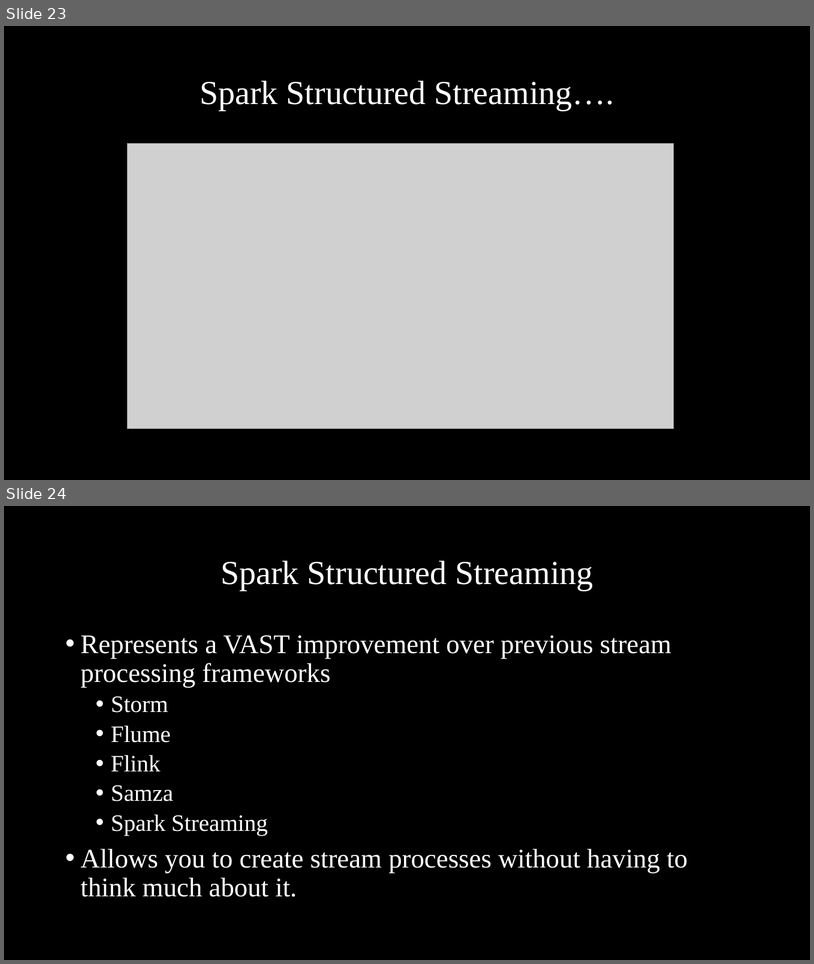
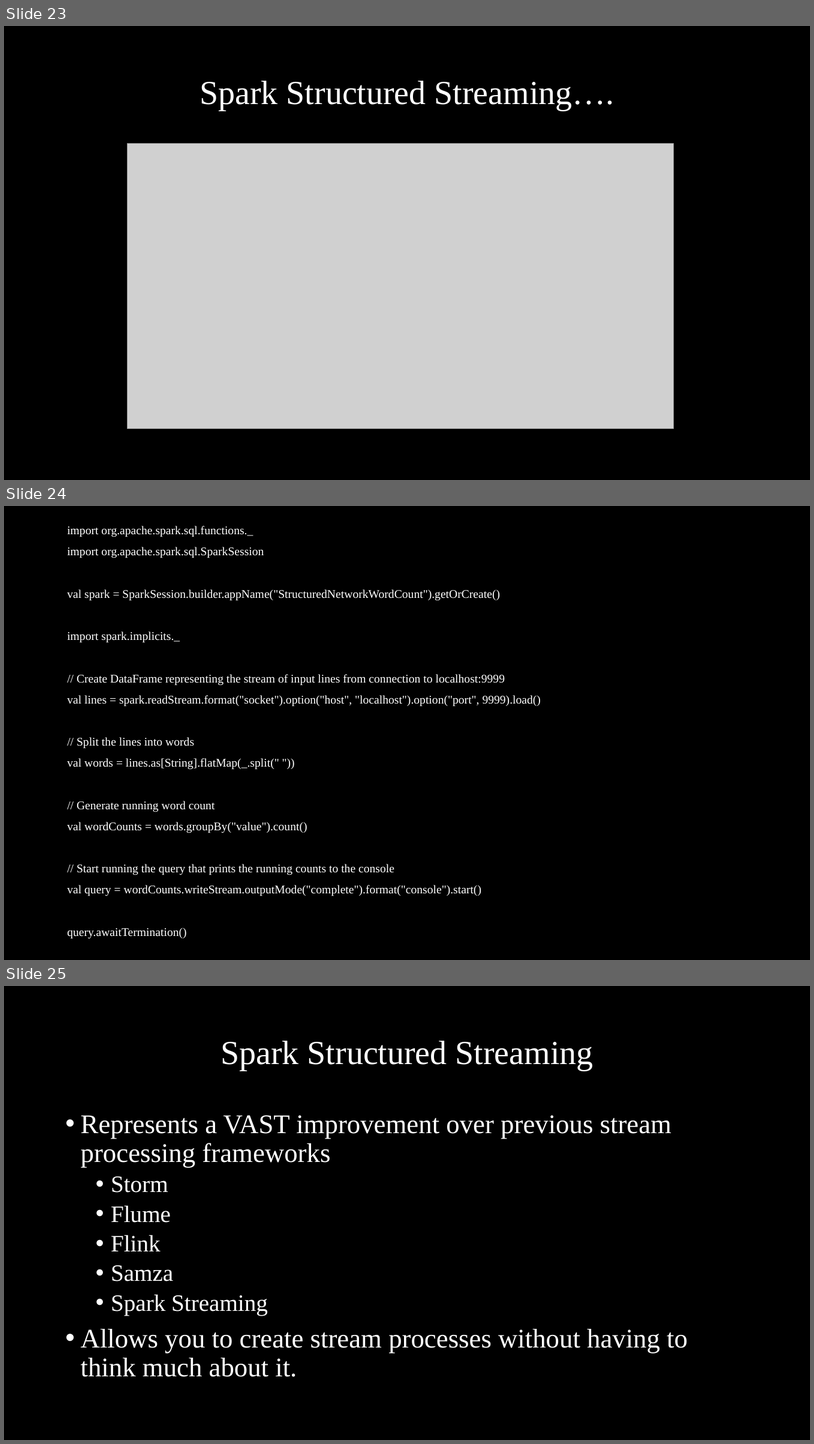
Before and after one commit to MassStreetAnalytics/iot-with-satori, a slide deck: Documents/IoT With Satori.pptx. Shown one above the other, each under a label of ours: slides 23 and 24 before the commit, slides 23, 24 and 25 after it. The pictures are 814x964 and 814x1444 pixels, drawn with LibreOffice and Linux fonts; fonts in the diff are those of the drawing; grey boxes stand for pictures; background and template pictures are left out. Boxes give left, top, right and bottom in pixels: in the first picture for what was removed or moved away, otherwise in the second. Text is boxed around its words. In the diff, an @@ line names an element or a change of style, - is before the commit and + after.

```diff
--- a/Documents/IoT With Satori.pptx
+++ b/Documents/IoT With Satori.pptx
@@ slide 24 added at <box>4,506,810,960</box>, background picture (left out) @@
@@ text added at <box>67,526,542,939</box>, 14 pt, text #FFFFFF @@
+import org.apache.spark.sql.functions._
+import org.apache.spark.sql.SparkSession
+val spark = SparkSession.builder.appName("StructuredNetworkWordCount").getOrCreate()
+import spark.implicits._
+// Create DataFrame representing the stream of input lines from connection to localhost:9999
+val lines = spark.readStream.format("socket").option("host", "localhost").option("port", 9999).load()
+// Split the lines into words
+val words = lines.as[String].flatMap(_.split(" "))
+// Generate running word count
+val wordCounts = words.groupBy("value").count()
+// Start running the query that prints the running counts to the console
+val query = wordCounts.writeStream.outputMode("complete").format("console").start()
+query.awaitTermination()
@@ what was slide 24 is now slide 25 @@
```
Also in this commit, not shown: 1 slide changed, 1 other file.
